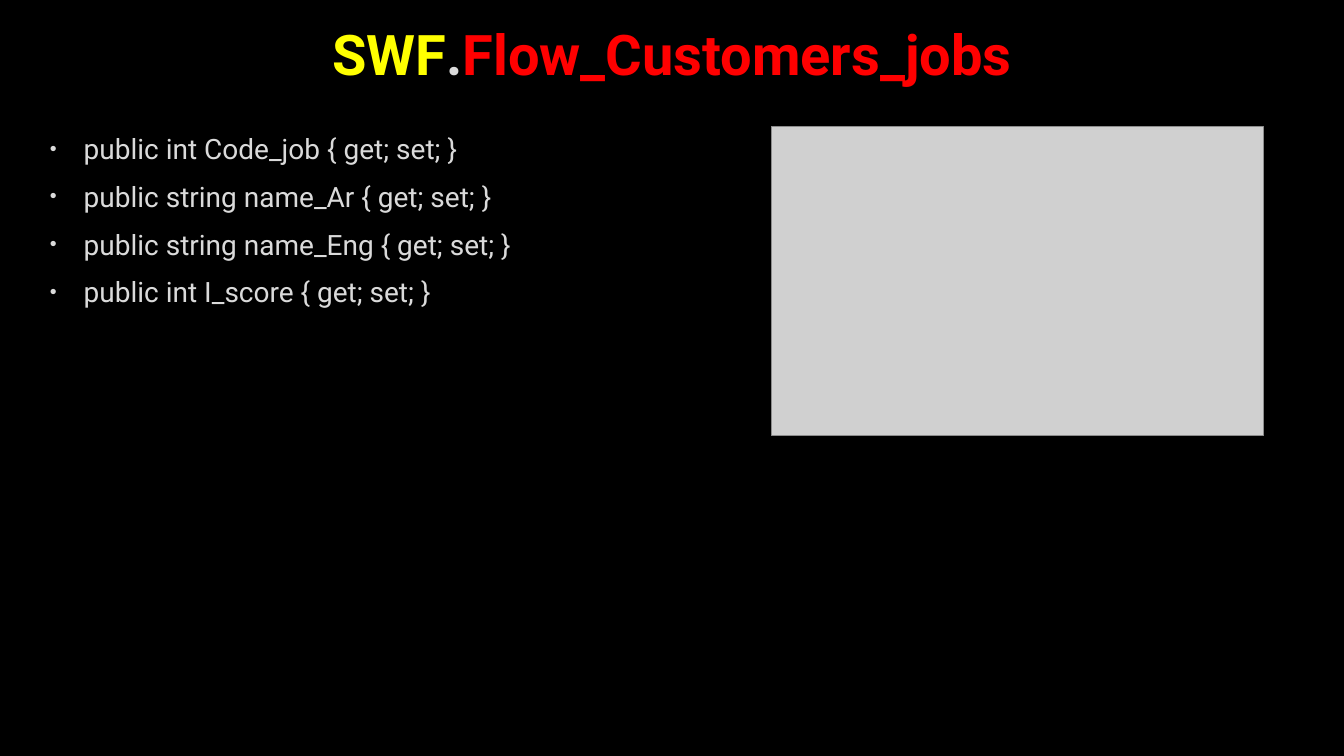
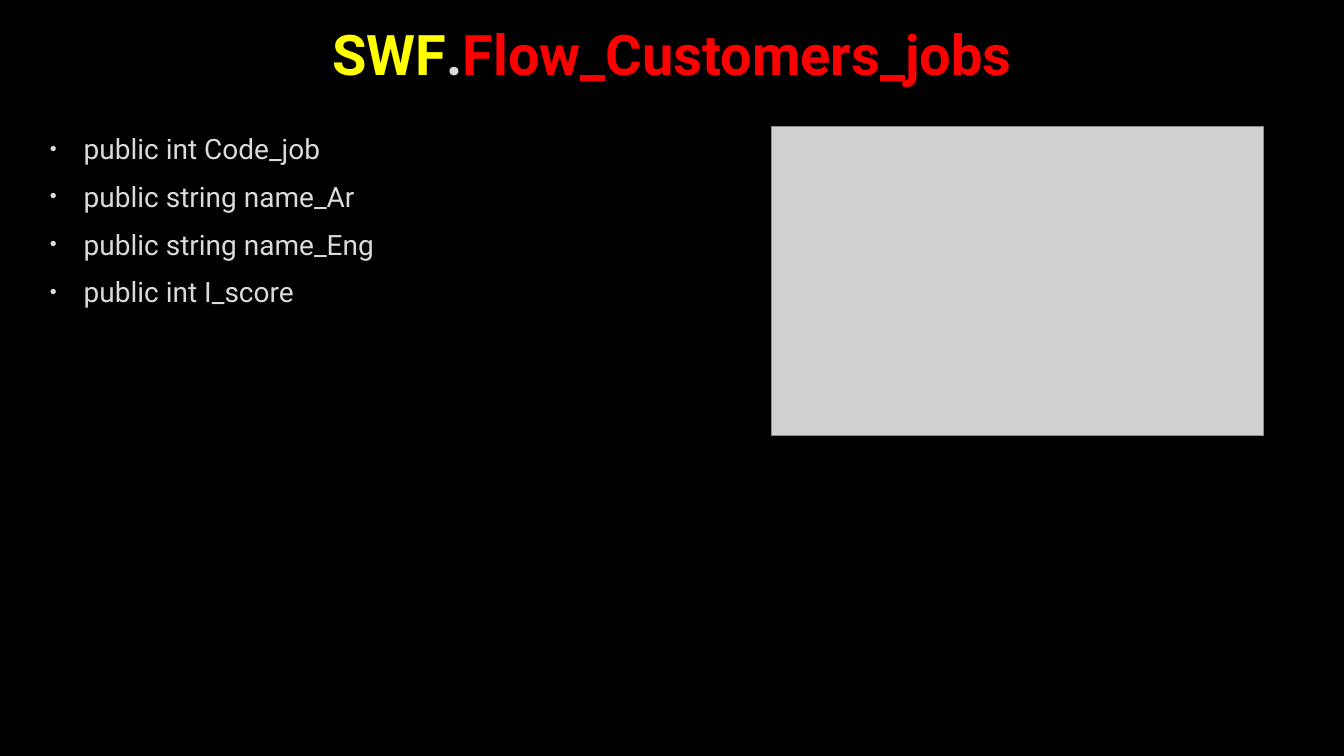
Before and after one commit to AhmedMohamedSamir1/Summary, a slide deck: slide 58 of Dot Net/Business.pptx (slide 36 before the commit). Drawn at 1344x756 pixels with LibreOffice and Linux fonts; fonts in the diff are those of the drawing; grey boxes stand for pictures; background and template pictures are left out. Boxes give left, top, right and bottom in pixels: in the first picture for what was removed or moved away, otherwise in the second. Text is boxed around its words. In the diff, an @@ line names an element or a change of style, - is before the commit and + after.

```diff
--- a/Dot Net/Business.pptx
+++ b/Dot Net/Business.pptx
@@ text at (84, 138, 374, 308): text changed @@
-• public int Code_job { get; set; }
-• public string name_Ar { get; set; }
-• public string name_Eng { get; set; }
-• public int I_score { get; set; }
+• public int Code_job
+• public string name_Ar
+• public string name_Eng
+• public int I_score
```
Also in this commit, not shown: 11 other slides changed, 27 slides added, 1 slide removed, 4 other files.
